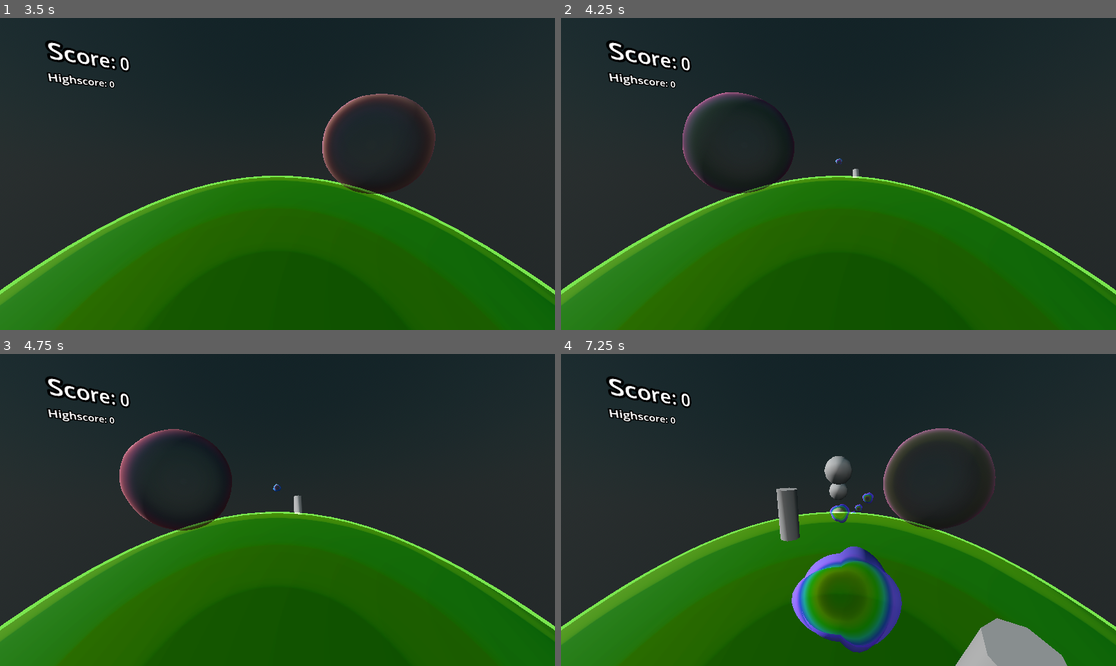
Above: before the commit, frames 1-4 (two rows, left to right).
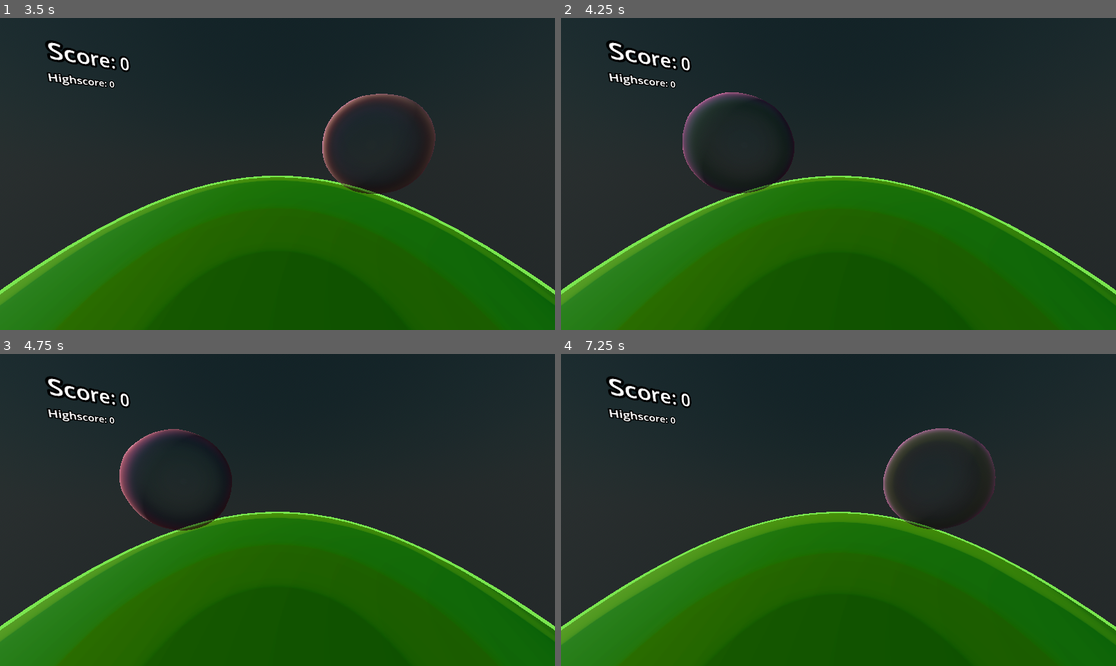
Above: after the commit, the same moments.

Repository: kaapomoi/fgj25
Game: Godot game, scene res://Scenes/main.tscn
Two runs of this game, one before a commit and one after it. Both use one fixed random seed, a clock stepped at 60 frames per second and the inputs below.
Inputs:
- Up to frame 1 (3.5 s): tap Enter (ui_accept) at 0.5, 0.77, 1.52, 2, 3.02 s; hold Right (ui_right) 0.53-1.28 s; hold Down (ui_down) 1.28-2.03 s; hold Right (ui_right) 2.03-2.78 s; hold Up (ui_up) from 2.78 s (still down)
- Up to frame 2 (4.25 s): release Up (ui_up) at 3.53 s; hold Left (ui_left) from 3.53 s (still down); tap Enter (ui_accept) at 3.77 s
- Up to frame 3 (4.75 s): keep holding Left (ui_left); tap Enter (ui_accept) at 4.52 s
- Up to frame 4 (7.25 s): release Left (ui_left) at 5.03 s; hold Down (ui_down) 5.03-5.78 s; hold Right (ui_right) 5.78-6.53 s; tap Enter (ui_accept) at 6.02, 6.77 s; hold Up (ui_up) from 6.53 s (still down)

Frame 1 is identical in both runs. In frame 2, less than 0.1% of the frame differs, in the area x 49-54%, y 44-52%; in frame 3, 0.1%; in frame 4, 6.1%, in the area x 38-92%, y 32-100%.

Commit message:
Add collectables spawning

Diff:
--- a/Scenes/main.tscn
+++ b/Scenes/main.tscn
@@ -258,6 +258,18 @@
 process_mode = 1
 transform = Transform3D(1, 0, 0, 2.91038e-11, 1, 2.98023e-08, 2.32831e-10, 0, 1, 0, -10, -10.5)
 
+[node name="SpawnLocation2" type="Node3D" parent="Game"]
+process_mode = 1
+transform = Transform3D(1, 0, 0, 2.91038e-11, 1, 2.98023e-08, 2.32831e-10, 0, 1, 0, -13.6049, -10.3227)
+
+[node name="SpawnLocation3" type="Node3D" parent="Game"]
+process_mode = 1
+transform = Transform3D(1, 0, 0, 2.91038e-11, 1, 2.98023e-08, 2.32831e-10, 0, 1, 0, -15.9097, -9.37717)
+
+[node name="SpawnLocation4" type="Node3D" parent="Game"]
+process_mode = 1
+transform = Transform3D(1, 0, 0, 2.91038e-11, 1, 2.98023e-08, 2.32831e-10, 0, 1, 0, -19.3964, -6.12685)
+
 [node name="Globe" type="CSGSphere3D" parent="Game"]
 process_mode = 1
 transform = Transform3D(1, 0, 0, 0, 1, 0, 0, 0, 1, 0, -10.5, 0)
--- a/Scripts/Globe.gd
+++ b/Scripts/Globe.gd
@@ -4,19 +4,31 @@
 @onready var game = %Game
 #default spawn location for bot-mid
 @onready var base_spawn_location: Node3D = $"../SpawnLocation"
+@onready var base_spawn_location2: Node3D = $"../SpawnLocation2"
+@onready var base_spawn_location3: Node3D = $"../SpawnLocation3"
+@onready var base_spawn_location4: Node3D = $"../SpawnLocation4"
 
 var base_rotation_speed :float = PI/4
 var rotation_difficulty_multiplier :float = 0.3
+var rotation_speed :float = 0.0
 var max_rotation_speed :float = PI/2
 
-#seconds
-var base_obstacle_spawn_interval :float = 2.0
+
+#debug
+var total_rotation = 0.0
+
+#radians
+var base_obstacle_spawn_interval :float = PI/2
+var base_collectable_spawn_interval :float = PI/2/3
+var delta_rotation :float = 0.0
 
 #how many open spots in the grid we leave when spawning set of obstacles (5-1)
 var open_spots :int = 1
 
 #							top-left, 			top-mid, 		top-right, 			bot-left, 			bot-mid, 			bot-right
 var spawn_offset :Array = [Vector2(-1.0, -1.0), Vector2(0.0, -1.0), Vector2(1.0, -1.0) ,Vector2(-1.0, 0.0), Vector2(0.0, 0.0), Vector2(1.0, 0.0)]
+var spawn_radius_offset :float = 0.5
+var spawn_radiant_offset :float = PI/2
 
 #list of obstacles
 var flying_obstacles :Array = []
@@ -26,9 +38,11 @@
 
 #collectables
 @onready var collectable = preload("res://Scenes/collectable.tscn")
+@onready var obstacle_timer :Timer = $ObstacleTimer
 
 # Called when the node enters the scene tree for the first time.
 func _ready() -> void:
+	base_collectable_spawn_interval = base_obstacle_spawn_interval / 3
 	_load_obstacle_resources()
 
 
@@ -38,6 +52,7 @@
 	#print("Current Open slots = " + str(open_spots))
 	#print("SpawnLocation: " + str(base_spawn_location.rotation))
 	_spin_globe(delta)
+	_handle_delta_rotation_and_spawning(delta)
 
 
 func _load_obstacle_resources() -> void:
@@ -86,7 +101,8 @@
 	pass
 
 func _spin_globe(delta: float) -> void:
-	rotate_x(clampf(base_rotation_speed * delta * game.difficulty * rotation_difficulty_multiplier, 0, max_rotation_speed))
+	rotation_speed = clampf(base_rotation_speed * delta * game.difficulty * rotation_difficulty_multiplier, 0, max_rotation_speed)
+	rotate_x(rotation_speed)
 
 
 func _spawn_set_of_obstacles_and_collectable() -> void:
@@ -96,7 +112,8 @@
 	#get (grid) positions which where we want to spawn obstacles
 	var positions = [0, 1, 2, 3, 4, 5]
 	positions.shuffle()
-	spawn_collectable(positions.back())
+	var random_index = randi_range(0, 5)
+	spawn_collectables_between_obstacles(random_index)
 	if open_spots > positions.size():
 		print("Error, too many open positions")
 		pass
@@ -113,6 +130,23 @@
 		var spawn_position :Vector3 = _get_relative_spawn_location(position_index)
 		instance.global_position = spawn_position
 		instance.rotate_x(-PI/2 - rotation.x)
+
+func spawn_collectables_between_obstacles(position_index: int) -> void:
+	var instance1 = collectable.instantiate() as Node3D
+	add_child(instance1)
+	instance1.global_position = _get_collectable_spawn_location(position_index, 1)
+	var instance2 = collectable.instantiate() as Node3D
+	add_child(instance2)
+	instance2.global_position = _get_collectable_spawn_location(position_index, 2)
+	var instance3 = collectable.instantiate() as Node3D
+	add_child(instance3)
+	instance3.global_position = _get_collectable_spawn_location(position_index, 3)
+
+func _handle_delta_rotation_and_spawning(delta: float) -> void:
+	delta_rotation += rotation_speed
+	if delta_rotation > base_obstacle_spawn_interval:
+		_spawn_set_of_obstacles_and_collectable()
+		delta_rotation = 0.0
 
 func spawn_obstacle(position_index : int) -> void:
 	#spawn flying obstacle
@@ -138,12 +172,16 @@
 	pass
 
 func _get_relative_spawn_location(position_index: int) -> Vector3:
-	var spawn_location = base_spawn_location.position + Vector3(spawn_offset[position_index].x, 0.0, spawn_offset[position_index].y)
+	var spawn_location = Vector3(0.0, - radius,  - radius - spawn_radius_offset) + Vector3(spawn_offset[position_index].x, 0.0, spawn_offset[position_index].y)
+	#spawn_location = base_spawn_location.position + Vector3(spawn_offset[position_index].x, 0.0, spawn_offset[position_index].y)
 	return spawn_location
 
-func _on_timer_timeout() -> void:
-	_spawn_set_of_obstacles_and_collectable()
+func _get_collectable_spawn_location(position_index: int, i: int) -> Vector3:
+	if i == 1:
+		return base_spawn_location2.position + Vector3(spawn_offset[position_index].x, 0.0, spawn_offset[position_index].y)
+	if i == 2:
+		return base_spawn_location3.position + Vector3(spawn_offset[position_index].x, 0.0, spawn_offset[position_index].y)
+	if i == 3:
+		return base_spawn_location4.position + Vector3(spawn_offset[position_index].x, 0.0, spawn_offset[position_index].y)
 
-
-func _on_collectable_timer_timeout() -> void:
-	pass # Replace with function body.
+	return Vector3.ZERO
Not shown: 1 places in Scenes/main.tscn that only renumber resources
